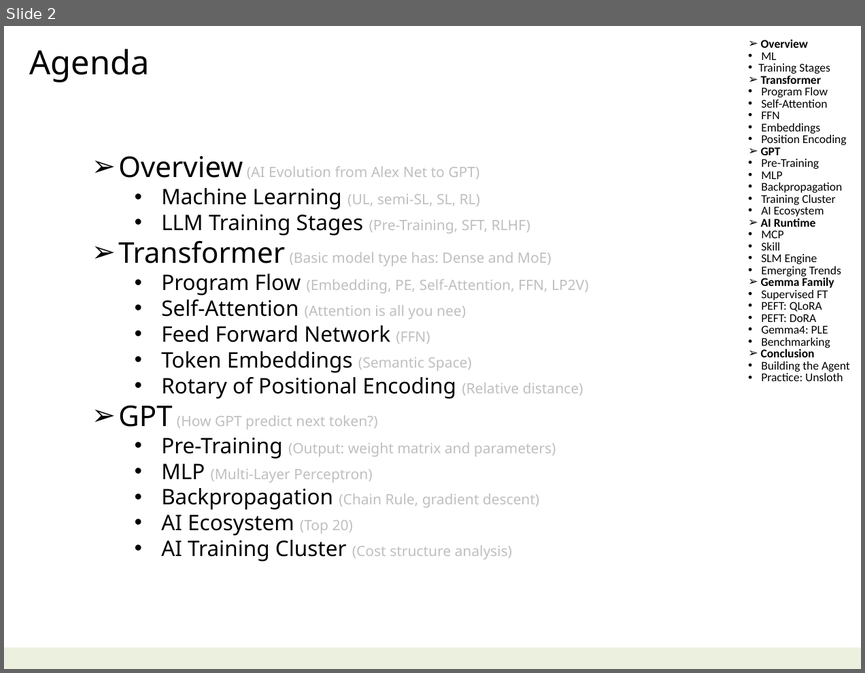
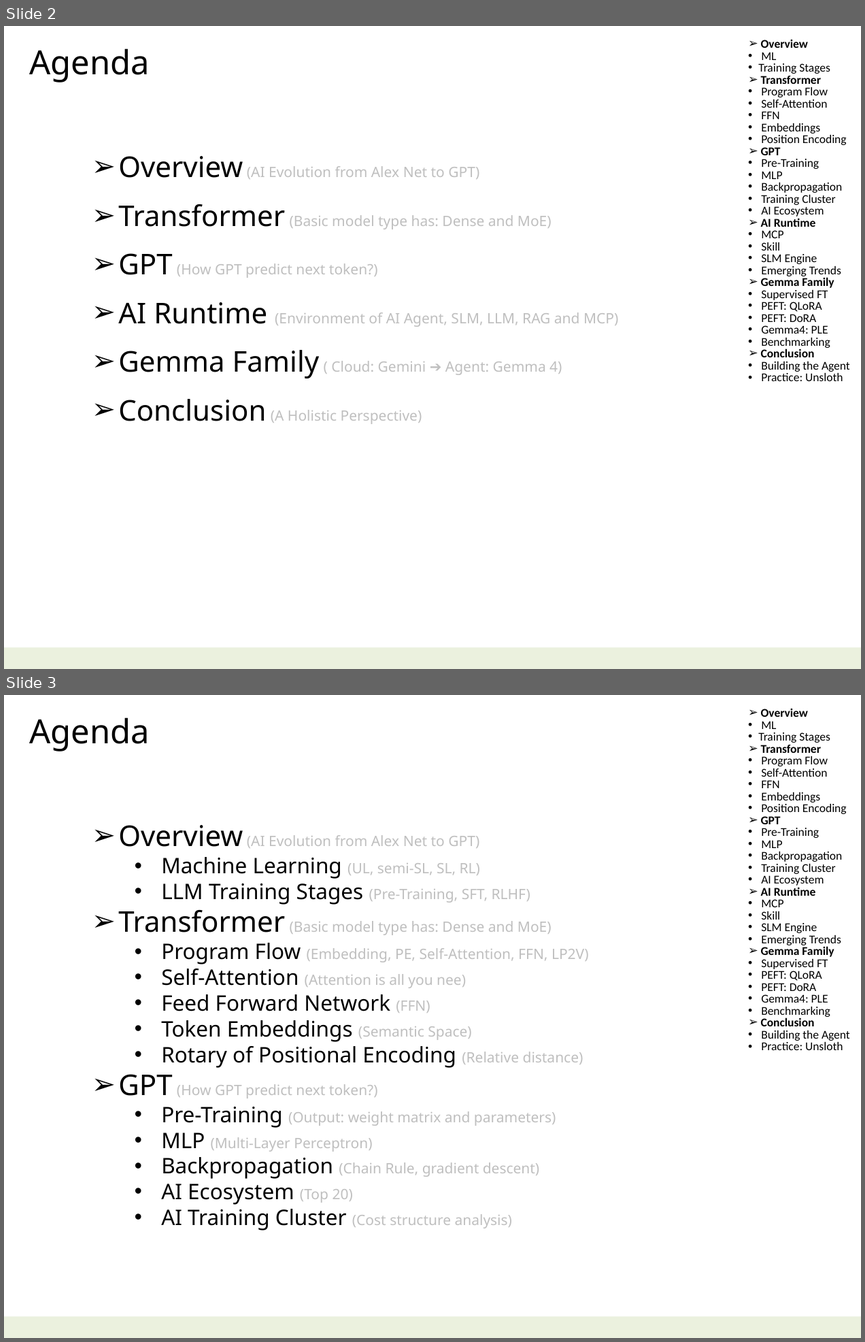
Before and after one commit to navibator/crazy-ai, a slide deck: ai-gemma.pptx. Shown one above the other, each under a label of ours: slide 2 before the commit, slides 2 and 3 after it. The pictures are 865x673 and 865x1342 pixels, drawn with LibreOffice and Linux fonts; fonts in the diff are those of the drawing. Boxes give left, top, right and bottom in pixels: in the first picture for what was removed or moved away, otherwise in the second. Text is boxed around its words. In the diff, an @@ line names an element or a change of style, - is before the commit and + after.

Commit message:
gemma

```diff
--- a/ai-gemma.pptx
+++ b/ai-gemma.pptx
@@ slide 2 added at (4,26,861,669), background #FFFFFF; not listed: 1 template element that a slide beside it also shows @@
@@ text added at (758,39,850,381), 10 pt, text #000000 @@
+➢ Overview
+      • ML
+    • Training Stages
+➢ Transformer
+    • Program Flow
+    • Self-Attention
+    • FFN
+    • Embeddings
+    • Position Encoding
+➢ GPT
+    • Pre-Training
+    • MLP
+    • Backpropagation
+    • Training Cluster
+    • AI Ecosystem
+➢ AI Runtime
+    • MCP
+    • Skill
+    • SLM Engine
+    • Emerging Trends
+➢ Gemma Family
+    • Supervised FT
+    • PEFT: QLoRA
+    • PEFT: DoRA
+    • Gemma4: PLE
+    • Benchmarking
+➢ Conclusion
+    • Building the Agent
+    • Practice: Unsloth
@@ text added at (29,48,150,82), 28 pt, text #000000 @@
+Agenda
@@ text added at (118,156,618,424), 12 pt, text #BFBFBF @@
+➢ Overview (AI Evolution from Alex Net to GPT)
+➢ Transformer (Basic model type has: Dense and MoE)
+➢ GPT (How GPT predict next token?)
+➢ AI Runtime (Environment of AI Agent, SLM, LLM, RAG and MCP)
+➢ Gemma Family ( Cloud: Gemini ➔ Agent: Gemma 4)
+➢ Conclusion (A Holistic Perspective)
@@ what was slide 2 is now slide 3 @@
```
Also in this commit, not shown: 6 slides changed, 1 other slide added, 3 slides removed.
